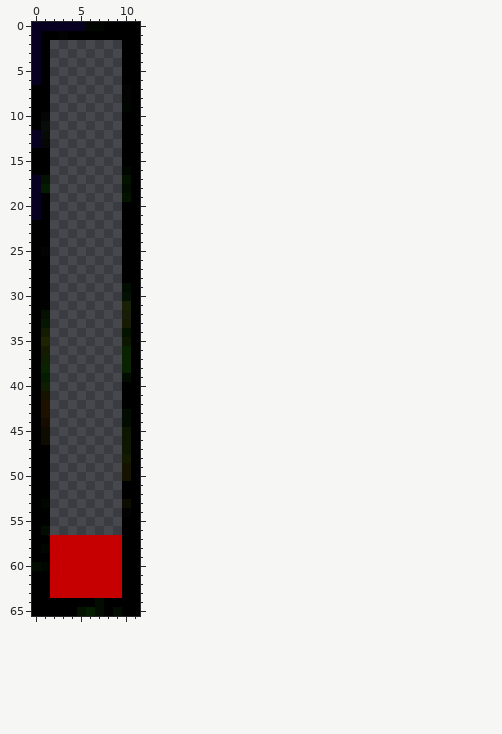
One commit to this sprite sheet: gravityGame/images/HUD/fuel10.png. The picture above is the old version.
The file is 12x66 pixels. Pixels under 10% opacity are left out. Colours within 5 levels of each other are drawn and written as one.
New version:
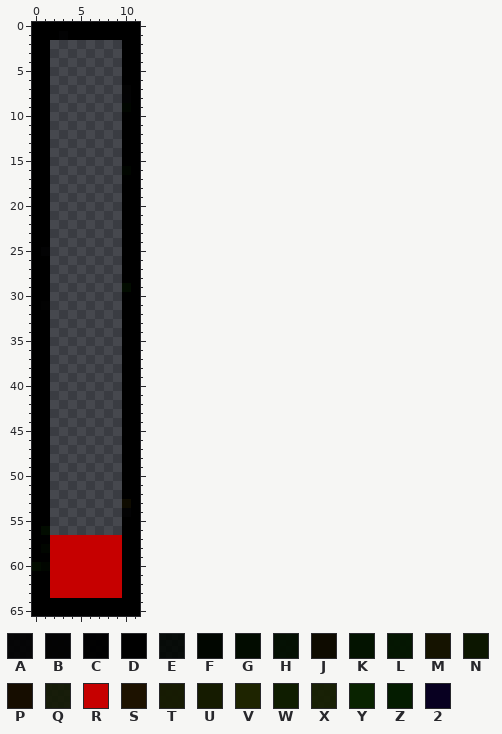
Palette (. is transparent): A #000000e8  B #000000f3  C #000000f9  D #000000  E #000400df  F #010600  G #020c00  H #020e00f2  J #0e0b00  K #031300  L #031500f7  M #151300  N #0c1600  P #160d00  Q #111700de  R #c60000  S #1d1200  T #151a00f4  U #151b00  V #1e2400  W #0f1d00  X #151e00ec  Y #092300  Z #041c00  2 #080021
The exact change:
The author changed colour 2 to colour D in row 0 at x 0 to 5; in rows 1 to 6 at x 0; in rows 12 to 13 at x 0; in rows 17 to 21 at x 0.
The author changed colour A to colour D in row 10 at x 1; in row 13 at x 1.
The author changed colour E to colour D in rows 11 to 12 at x 1.
The author changed colour F to colour D in row 0 at x 6 to 7; in row 53 at x 1.
The author changed colour G to colour D in row 18 at x 10; in row 39 at x 10; in rows 43 to 44 at x 10; in row 64 at x 7; in row 65 at x 7 and 9.
The author changed colour H to colour D in row 30 at x 10; in row 32 at x 1.
The author changed colour J to colour D in rows 45 to 46 at x 1.
The author changed colour K to colour D in row 17 at x 1 and 10; in row 19 at x 10; in row 34 at x 10; in row 65 at x 5.
The author changed colour L to colour D in row 33 at x 1.
The author changed colour M to colour D in row 41 at x 1; in rows 49 to 50 at x 10.
The author changed colour N to colour D in row 35 at x 10; in rows 45 to 47 at x 10.
The author changed colour P to colour D in row 44 at x 1.
The author changed colour Q to colour D in row 32 at x 10.
The author changed colour S to colour D in rows 42 to 43 at x 1.
The author changed colour T to colour D in row 33 at x 10.
The author changed colour U to colour D in row 34 at x 1; in row 36 at x 1; in row 48 at x 10.
The author changed colour V to colour D in row 35 at x 1.
The author changed colour W to colour D in row 37 at x 1; in row 40 at x 1.
The author changed colour X to colour D in row 31 at x 10.
The author changed colour Y to colour D in rows 36 to 37 at x 10; in row 38 at x 1 and 10.
The author changed colour Z to colour D in row 18 at x 1; in row 39 at x 1; in row 65 at x 6.
Changed places in both pictures, as pixel boxes (x1, y1, x2, y2):
changed: (32, 22, 104, 220)
changed: (122, 175, 131, 202)
changed: (122, 292, 131, 481)
changed: (41, 310, 50, 445)
changed: (41, 499, 50, 508)
changed: (77, 598, 122, 616)
